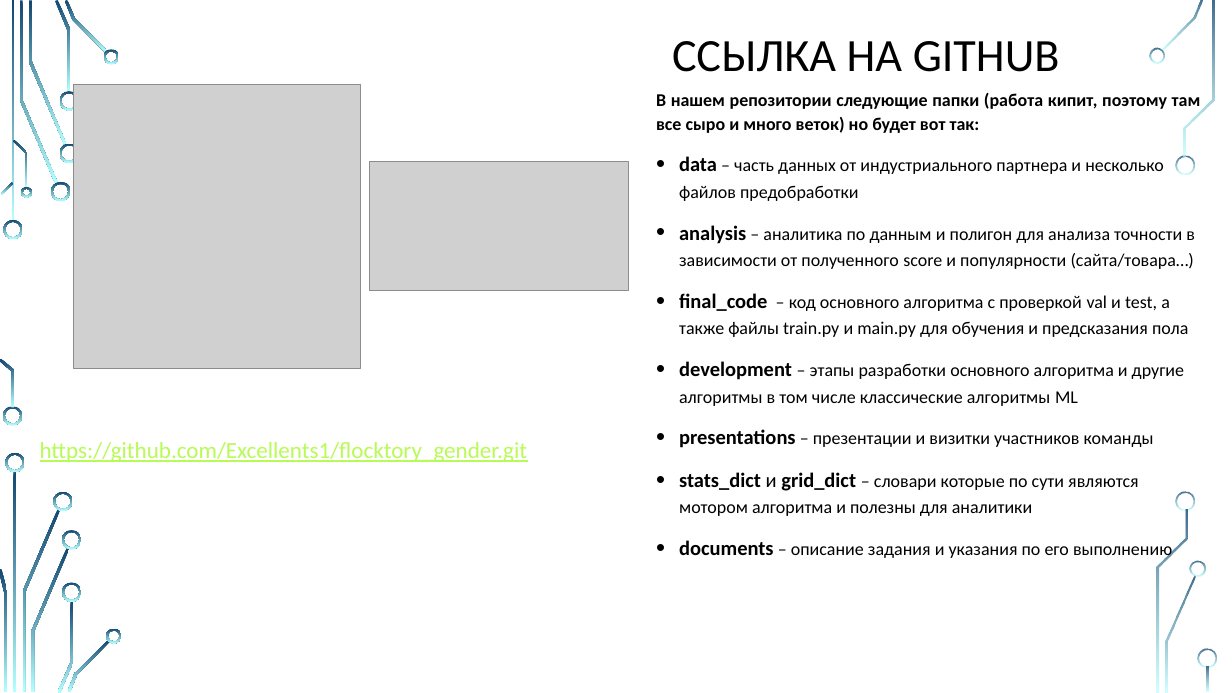
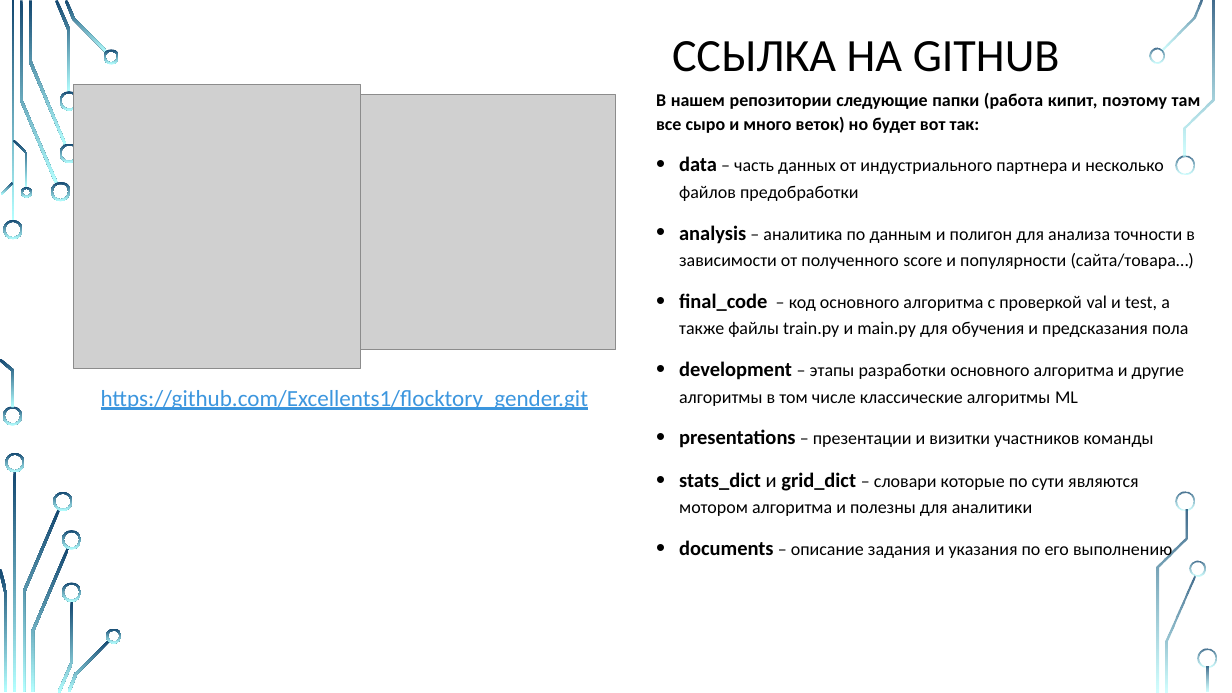
Before and after one commit to Excellents1/flocktory_gender, a slide deck: slide 15 of presentation/Презентация № 3 Excellent's_Flocktory.pptx. Drawn at 1232x693 pixels with LibreOffice and Linux fonts; fonts in the diff are those of the drawing; grey boxes stand for pictures; background and template pictures are left out. Boxes give left, top, right and bottom in pixels: in the first picture for what was removed or moved away, otherwise in the second. Text is boxed around its words. In the diff, an @@ line names an element or a change of style, - is before the commit and + after.

```diff
--- a/presentation/Презентация № 3 Excellent's_Flocktory.pptx
+++ b/presentation/Презентация № 3 Excellent's_Flocktory.pptx
@@ picture added at [360,94,616,349] @@
@@ picture removed at [370,162,628,291] @@
@@ text "https://github.com/Excellents1/flocktory_gender.git": place and size @@
-text "https://github.com/Excellents1/flocktory_gender.git" at [40,442,527,462]
+text "https://github.com/Excellents1/flocktory_gender.git" at [101,390,588,410]
@@ text "https://github.com/Excellents1/flocktory_gender.git" at [101,390,588,410]: text colour #B8FA56 to #3C96DE; alignment left to centre @@
```
Also in this commit, not shown: 4 other slides changed, 8 other files.
